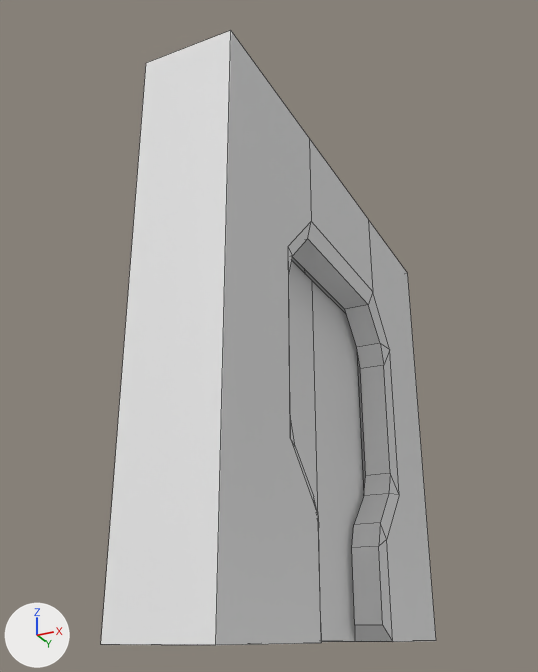
An edit to the FBX model Assets/Models/Interactable/Doors/SlidingDoor.fbx, drawn before and after from the same camera.
Camera for both pictures: a camera (50 mm lens) standing at (2.03, -2.64, 0.13) and looking at (0.03, 1.35, 1.93). Arrows for +X, +Y and +Z are at lower left; the lights stay in place. Mesh edges are drawn as thin lines. Where no turn or scale is listed for an object, it has been applied to the vertices.
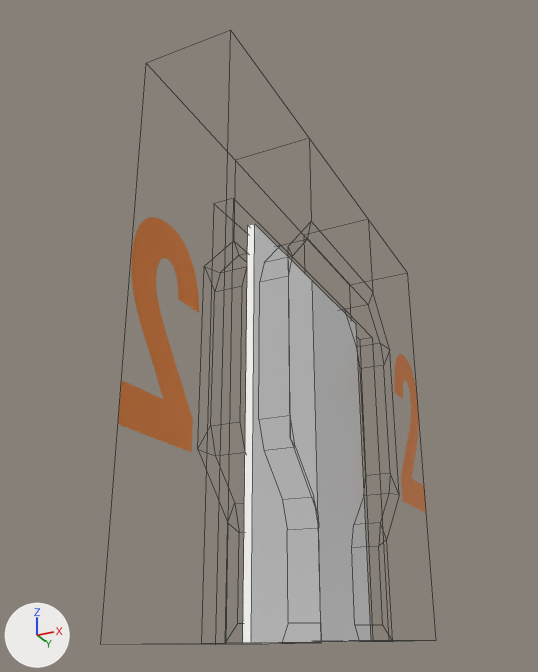
Where the newer file only moved an object's origin or applied its transform, the numbers keep the older frame.

Changed parts and their boxes [x1, y1, x2, y2] in the pictures (538 x 672 px):
```json
{"object": "Cube.001", "change": "reshaped", "before": [101, 30, 436, 645], "after": [118, 217, 426, 513]}
{"part": 1, "of": "me_cube_002", "change": "built on", "before": [101, 30, 392, 645]}
{"part": 2, "of": "me_cube_002", "change": "recoloured", "before": [216, 31, 436, 645], "after": [118, 217, 426, 513], "on screen": "grey to brown"}
{"object": "Cube.003", "change": "unchanged, uncovered by the edit", "before": [289, 261, 318, 513], "after": [243, 223, 321, 643]}
```

The change, as JSON lines over the scene's bpy script:
```json
{"op": "add", "block": "img_2_doorframe_col_png", "code": ["img_2_doorframe_col_png = load_image('2 Doorframe COL.png', 'Sliding door Texture/Doorframe/2 Doorframe COL.png', 1024, 1024, 'sRGB')"]}
{"op": "add", "block": "mat_material_001", "code": ["mat_material_001 = principled_material('Material.001')", "mat_material_001.texture = img_2_doorframe_col_png  # with its transparency"]}
{"block": "me_cube_002", "where": "# used by ob_cube_001; location = (0.214, 1.592, 1.743)"}
{"op": "remove", "block": "me_cube_002", "code": "me_cube_002.from_pydata(...)  # 104 vertices, 77 faces; spans x -0.27..0.27, y -1.59..1.59, z -1.64..1.36"}
{"op": "add", "block": "me_cube_002", "code": "me_cube_002.from_pydata(...)  # 108 vertices, 84 faces; spans x -0.27..0.27, y -1.59..1.59, z -1.64..1.36"}
{"block": "me_cube_002", "change": "me_cube_002 part 1"}
{"block": "me_cube_002", "change": "4 vertices are removed from x -0.02..0.02, y -1.59..1.59, z -1.64"}
{"block": "me_cube_002", "change": "7 faces are deleted"}
{"block": "me_cube_002", "change": "4 vertices move from x -0.02..0.02, y -0.56..0.56, z -1.64 to x -0.06..0.05, y -0.56..0.56, z -1.64"}
{"block": "me_cube_002", "change": "8 vertices are added at x -0.07..0.06, y -1.15..1.16, z -1.64..0.64"}
{"block": "me_cube_002", "change": "14 new faces join them"}
{"block": "me_cube_002", "change": "me_cube_002 part 2: 70 faces spanning x -0.27..0.27, y -1.59..1.59, z -1.64..1.36 switch from no material to mat_material_001 (picture img_2_doorframe_col_png)"}
```
